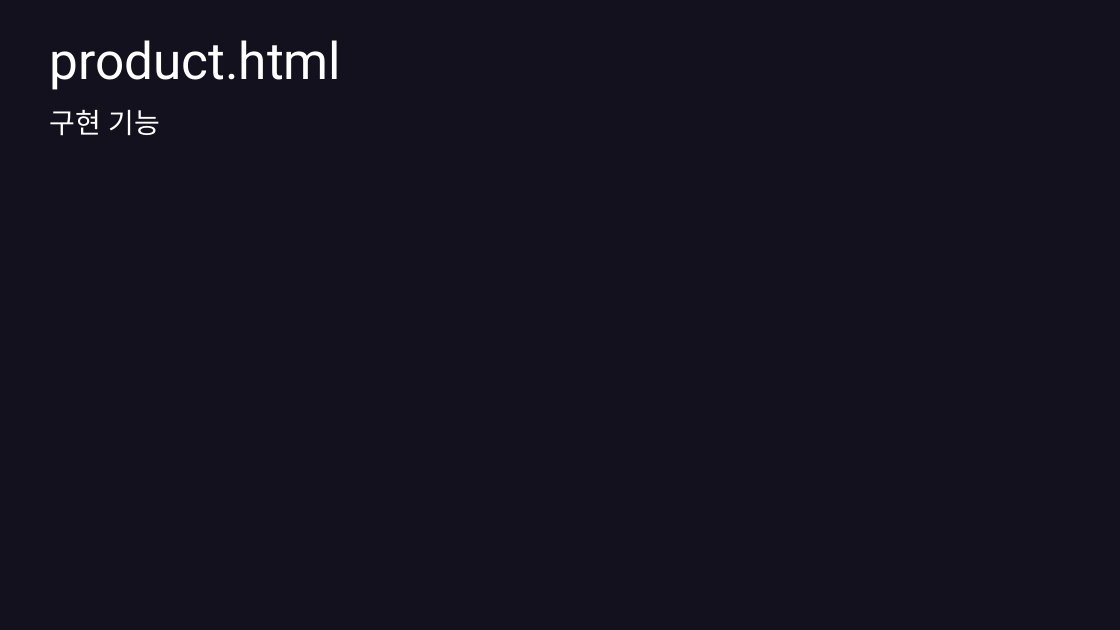
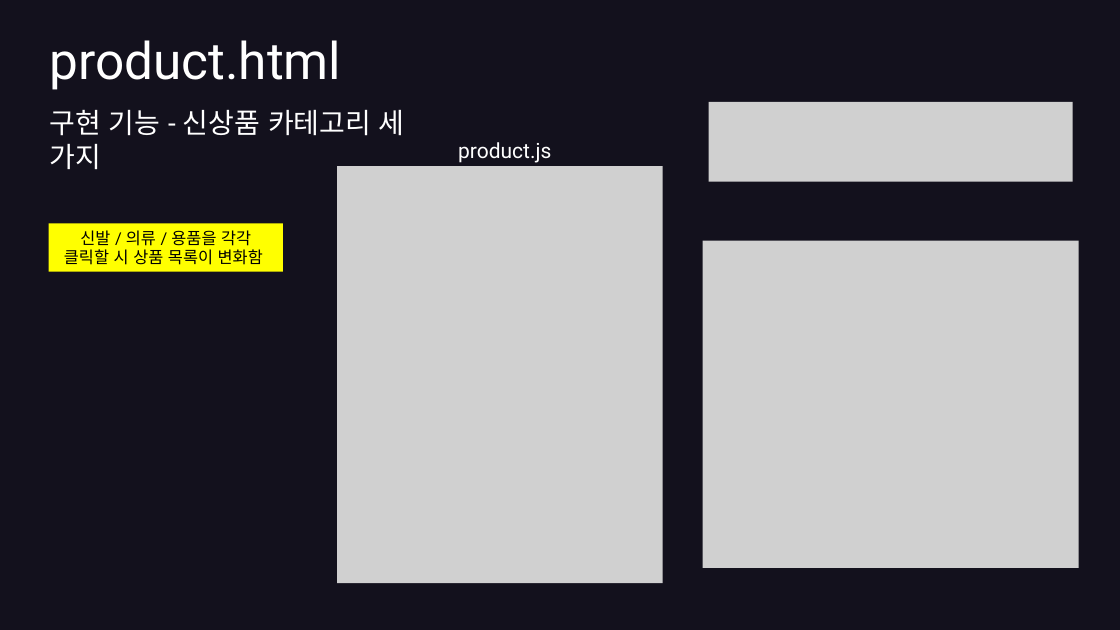
Before and after one commit to hyunkyumlee/FrontProject, a slide deck: slide 13 of 발표 자료/푸마_발표ppt.pptx. Drawn at 1120x630 pixels with LibreOffice and Linux fonts; fonts in the diff are those of the drawing; grey boxes stand for pictures. Boxes give left, top, right and bottom in pixels: in the first picture for what was removed or moved away, otherwise in the second. Text is boxed around its words. In the diff, an @@ line names an element or a change of style, - is before the commit and + after.

```diff
--- a/발표 자료/푸마_발표ppt.pptx
+++ b/발표 자료/푸마_발표ppt.pptx
@@ text at (x1=50, y1=110, x2=405, y2=170): text changed @@
-구현 기능
+구현 기능 - 신상품 카테고리 세 가지
@@ picture added at (x1=709, y1=102, x2=1073, y2=181) @@
@@ text added at (x1=458, y1=142, x2=551, y2=163), 18 pt, text #FFFFFF @@
+product.js
@@ picture added at (x1=337, y1=166, x2=662, y2=584) @@
@@ rectangle added at (x1=49, y1=223, x2=283, y2=271), fill #FFFF00, 14 pt, text #000000 @@
+신발 / 의류 / 용품을 각각 클릭할 시 상품 목록이 변화함
@@ picture added at (x1=702, y1=241, x2=1079, y2=569) @@
```
Also in this commit, not shown: 1 other slide changed, 9 slides added, 1 other file.
